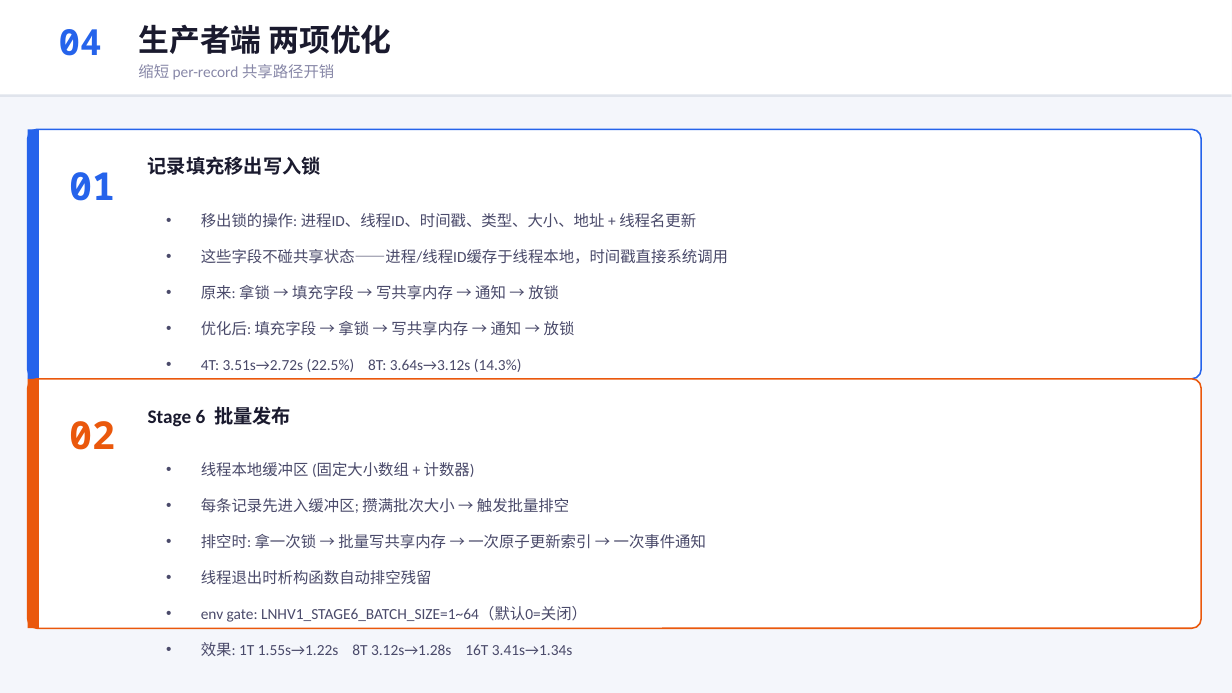
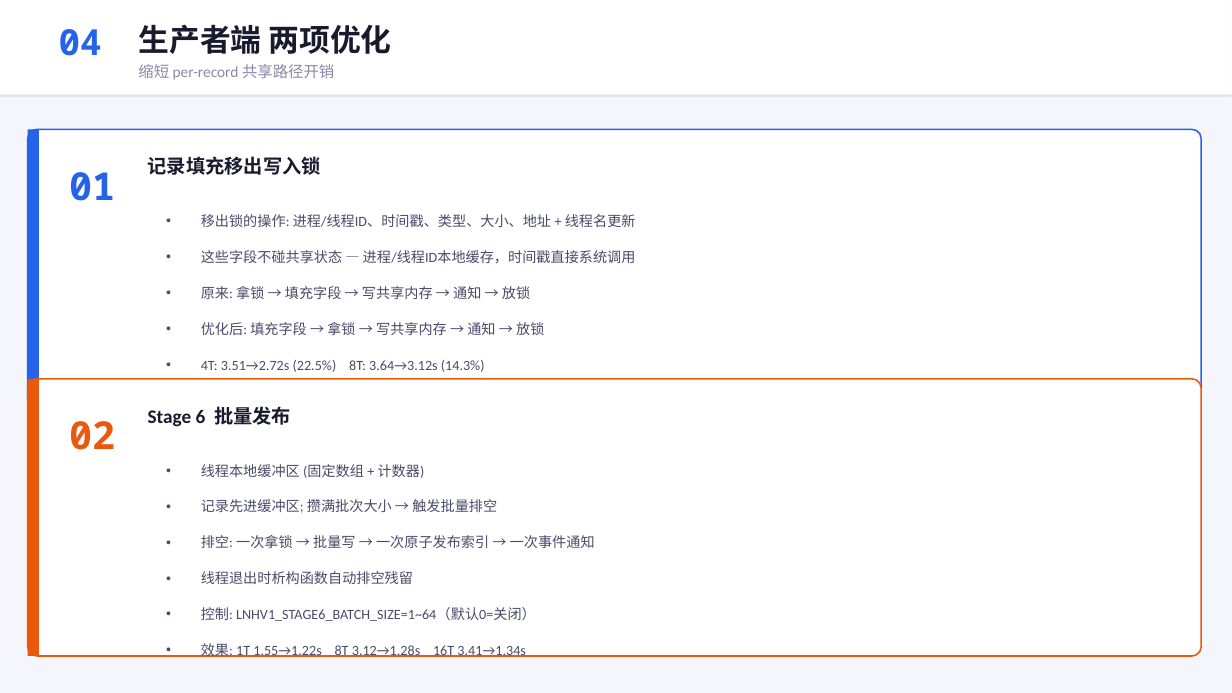
Before and after one commit to YiChiChen1106/Nativehook_linux_planb, a slide deck: slide 4 of presentation/native_hook_progress_2026-06-05.pptx. Drawn at 1232x693 pixels with LibreOffice and Linux fonts; fonts in the diff are those of the drawing. Boxes give left, top, right and bottom in pixels: in the first picture for what was removed or moved away, otherwise in the second. Text is boxed around its words. In the diff, an @@ line names an element or a change of style, - is before the commit and + after.

Commit message:
Trim slide 4 text, increase card height, reduce font

```diff
--- a/presentation/native_hook_progress_2026-06-05.pptx
+++ b/presentation/native_hook_progress_2026-06-05.pptx
@@ rounded rectangle at (28,129,1202,407): proportions changed @@
@@ rounded rectangle: place and size @@
-rounded rectangle at (28,129,1202,379)
+rounded rectangle at (28,129,1202,407)
@@ rectangle: place and size @@
-rectangle at (28,129,39,379)
+rectangle at (28,129,39,407)
@@ text at (201,214,636,264): text changed; size 12 to 11 pt @@
-• 移出锁的操作: 进程ID、线程ID、时间戳、类型、大小、地址 + 线程名更新
-• 这些字段不碰共享状态——进程/线程ID缓存于线程本地，时间戳直接系统调用
+• 移出锁的操作: 进程/线程ID、时间戳、类型、大小、地址 + 线程名更新
+• 这些字段不碰共享状态 — 进程/线程ID本地缓存，时间戳直接系统调用
@@ text at (201,286,544,335): size 12 to 11 pt in "原来: 拿锁 → 填充字段 → 写共享内存 → ...", "优化后: 填充字段 → 拿锁 → 写共享内存 → ..." @@
@@ rounded rectangle: place and size @@
-rounded rectangle at (28,379,1202,628)
+rounded rectangle at (28,379,1202,656)
@@ rounded rectangle at (28,379,1202,656): proportions changed @@
@@ rectangle: place and size @@
-rectangle at (28,379,39,628)
+rectangle at (28,379,39,656)
@@ text at (201,360,485,410): text changed; size 12 to 11 pt @@
-• 4T: 3.51s→2.72s (22.5%) 8T: 3.64s→3.12s (14.3%)
-• 核心收益: 缩短临界区 → 减少其他线程等锁时间
+• 4T: 3.51→2.72s (22.5%) 8T: 3.64→3.12s (14.3%)
+• 核心收益: 缩短临界区 → 减少等锁时间
@@ text at (201,464,595,548): text changed; size 12 to 11 pt @@
-• 线程本地缓冲区 (固定大小数组 + 计数器)
-• 每条记录先进入缓冲区; 攒满批次大小 → 触发批量排空
-• 排空时: 拿一次锁 → 批量写共享内存 → 一次原子更新索引 → 一次事件通知
+• 线程本地缓冲区 (固定数组 + 计数器)
+• 记录先进缓冲区; 攒满批次大小 → 触发批量排空
+• 排空: 一次拿锁 → 批量写 → 一次原子发布索引 → 一次事件通知
@@ text at (201,571,413,584): size 12 to 11 pt in "线程退出时析构函数自动排空残留" @@
@@ text at (201,607,536,657): text changed; size 12 to 11 pt @@
-• env gate: LNHV1_STAGE6_BATCH_SIZE=1~64（默认0=关闭）
-• 效果: 1T 1.55s→1.22s 8T 3.12s→1.28s 16T 3.41s→1.34s
+• 控制: LNHV1_STAGE6_BATCH_SIZE=1~64（默认0=关闭）
+• 效果: 1T 1.55→1.22s 8T 3.12→1.28s 16T 3.41→1.34s
```
Also in this commit, not shown: 1 other file.
